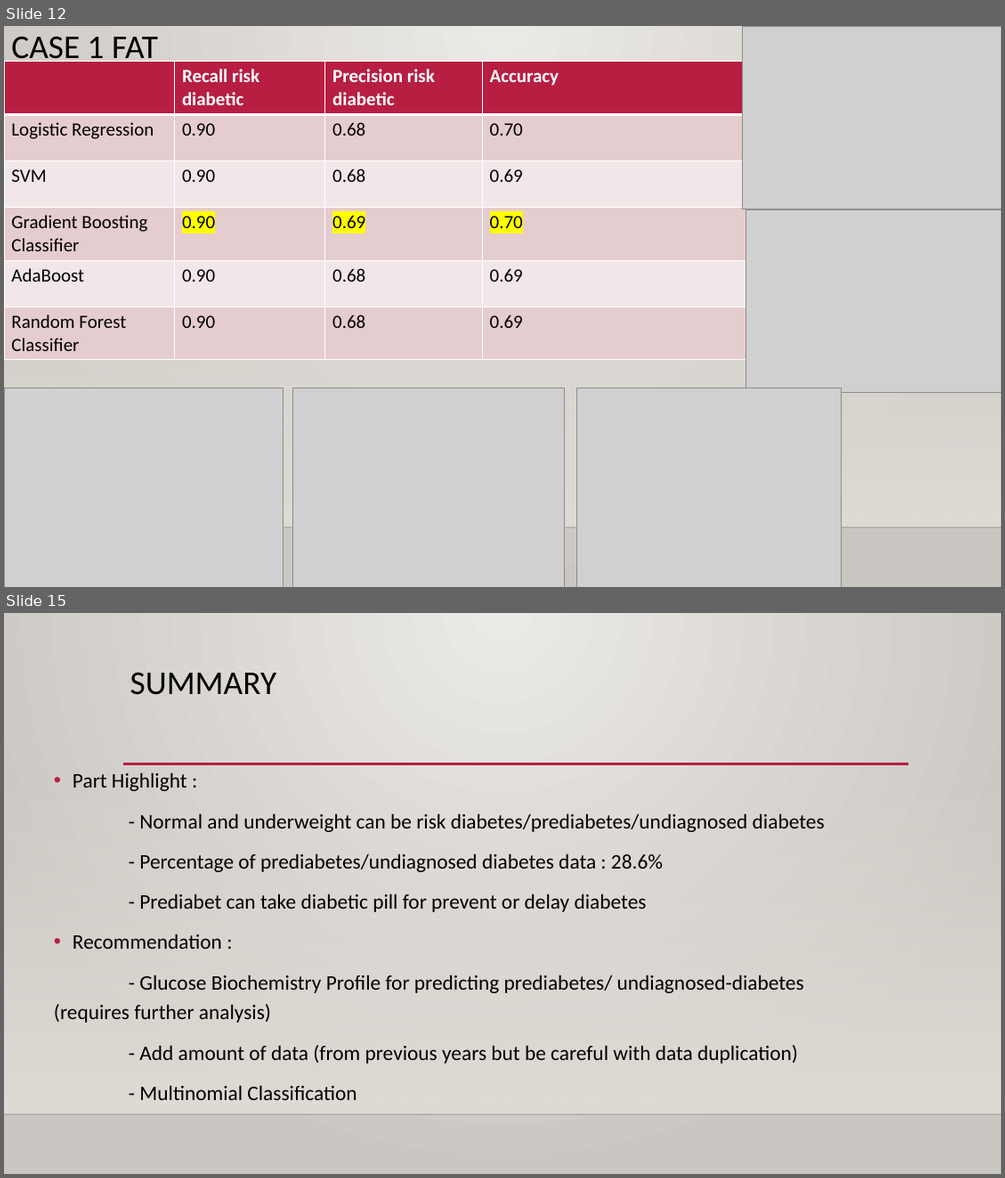
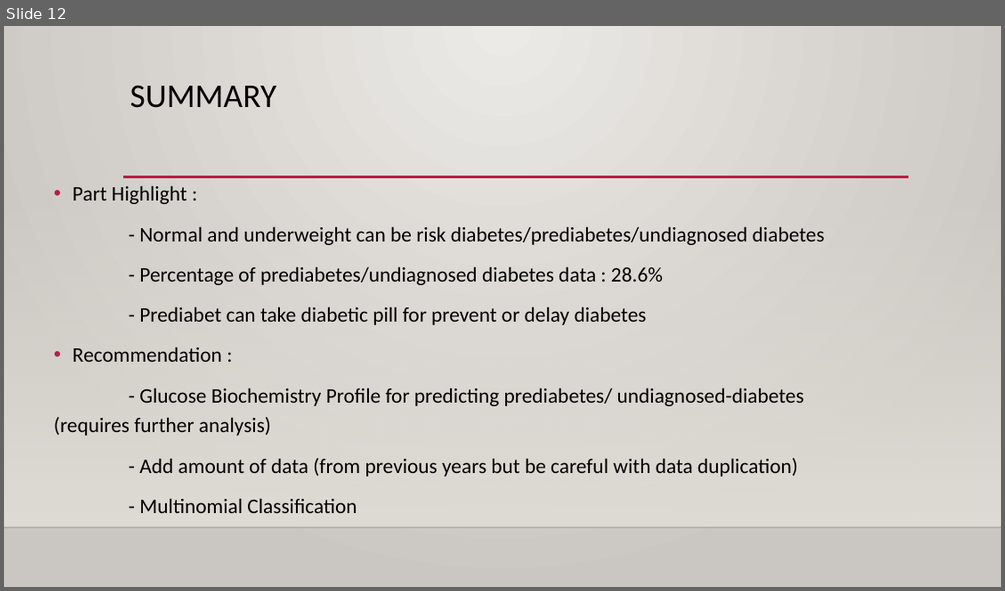
Before and after one commit to dinanad/Final-Project-Diabetes-Type-II-Risk-Prediction, a slide deck: Diabetes Prediction.pptx. Shown one above the other, each under a label of ours: slides 12 and 15 before the commit, slide 12 after it; the slides between them are not shown. The pictures are 1005x1178 and 1005x591 pixels, drawn with LibreOffice and Linux fonts; fonts in the diff are those of the drawing; grey boxes stand for pictures; background and template pictures are left out. Boxes give left, top, right and bottom in pixels: in the first picture for what was removed or moved away, otherwise in the second. Text is boxed around its words. In the diff, an @@ line names an element or a change of style, - is before the commit and + after.

```diff
--- a/Diabetes Prediction.pptx
+++ b/Diabetes Prediction.pptx
@@ slide 12 removed at (4,26,1001,587), background gradient #ECEAE7 to #CAC7C1; not listed: 3 template elements that a slide beside it also shows @@
@@ title removed at (11,37,158,67) @@
-CASE 1 FAT
@@ picture removed at (743,26,1001,208) @@
@@ table removed at (4,61,745,357), 6 rows, 4 columns @@
- | Recall risk diabetic | Precision risk diabetic | Accuracy
-Logistic Regression | 0.90 | 0.68 | 0.70
-SVM | 0.90 | 0.68 | 0.69
-Gradient Boosting Classifier | 0.90 | 0.69 | 0.70
-AdaBoost | 0.90 | 0.68 | 0.69
-Random Forest / Classifier | 0.90 | 0.68 | 0.69
@@ picture removed at (746,209,1001,392) @@
@@ picture removed at (4,388,283,587) @@
@@ picture removed at (292,388,565,587) @@
@@ picture removed at (577,388,841,587) @@
@@ what was slide 15 is now slide 12 @@
```
Also in this commit, not shown: 3 slides changed, 5 other slides removed.
